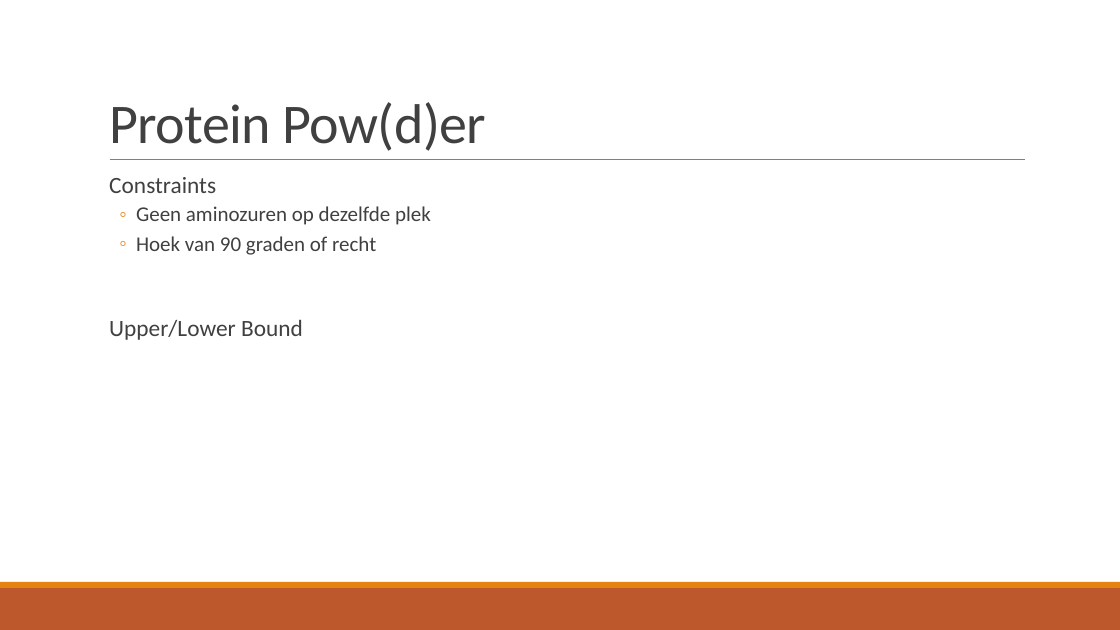
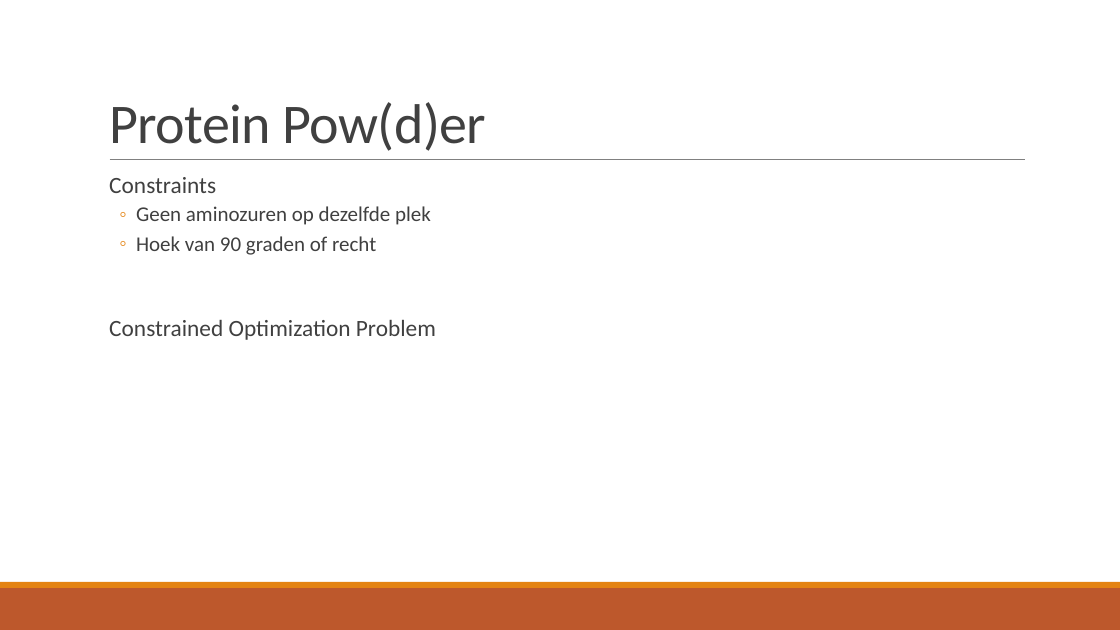
Before and after one commit to LunarLite/Proteasen, a slide deck: slide 5 of Presentations/Proteasen - week 1.pptx. Drawn at 1120x630 pixels with LibreOffice and Linux fonts; fonts in the diff are those of the drawing. Boxes give left, top, right and bottom in pixels: in the first picture for what was removed or moved away, otherwise in the second. Text is boxed around its words. In the diff, an @@ line names an element or a change of style, - is before the commit and + after.

```diff
--- a/Presentations/Proteasen - week 1.pptx
+++ b/Presentations/Proteasen - week 1.pptx
@@ text at bbox=[109, 320, 436, 340]: text changed @@
-  Upper/Lower Bound
+  Constrained Optimization Problem
```
Also in this commit, not shown: 1 other slide changed, 3 slides added.
